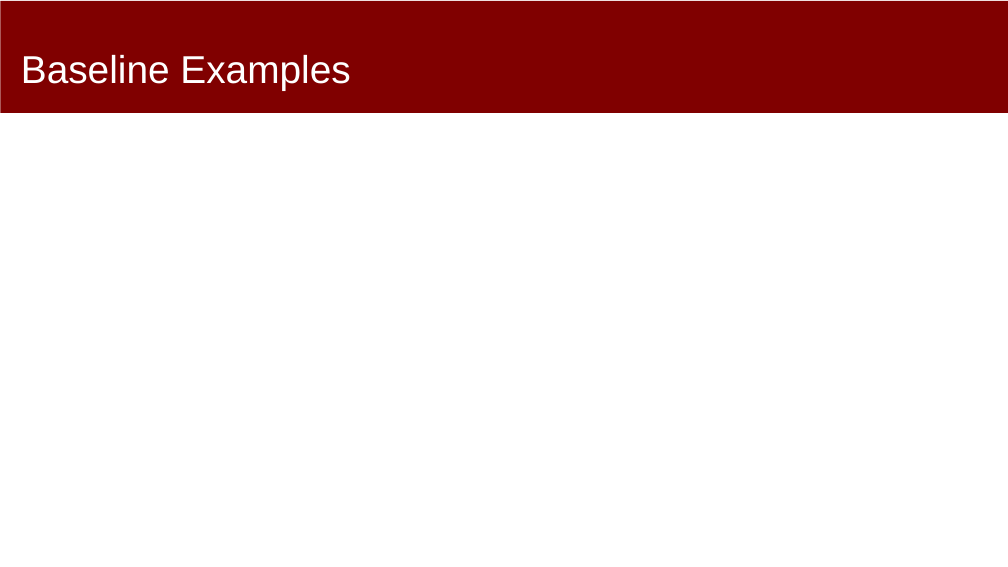
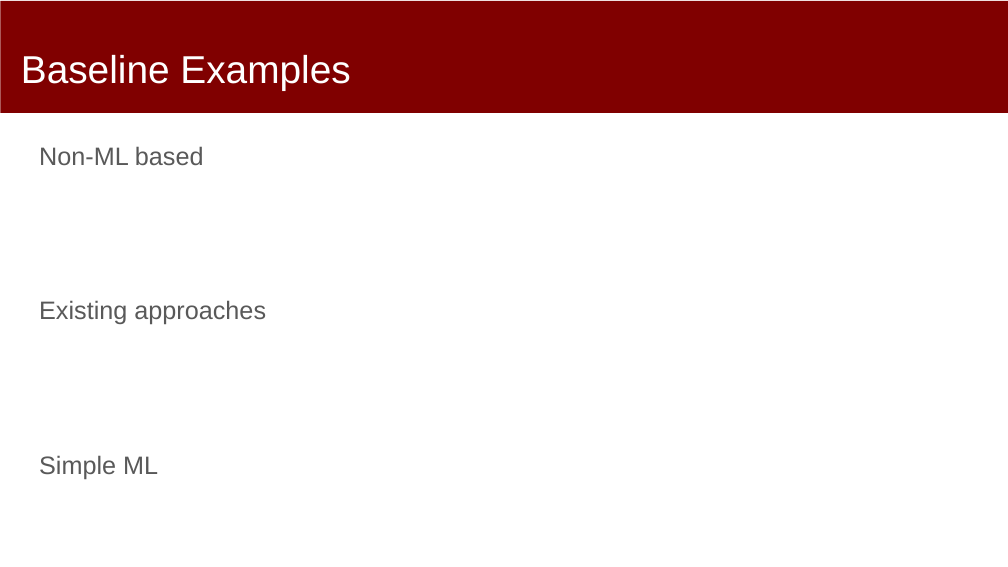
Before and after one commit to dssg/MLinPractice, a slide deck: slide 34 of Lectures/Lecture4-Formulation.pptx (slide 29 before the commit). Drawn at 1008x567 pixels with LibreOffice and Linux fonts; fonts in the diff are those of the drawing. Boxes give left, top, right and bottom in pixels: in the first picture for what was removed or moved away, otherwise in the second. Text is boxed around its words. In the diff, an @@ line names an element or a change of style, - is before the commit and + after.

```diff
--- a/Lectures/Lecture4-Formulation.pptx
+++ b/Lectures/Lecture4-Formulation.pptx
@@ text added at [39, 146, 266, 479], 24 pt, text #595959 @@
+Non-ML based
+Existing approaches
+Simple ML
```
Also in this commit, not shown: 3 other slides changed, 5 slides added, 1 other file.
